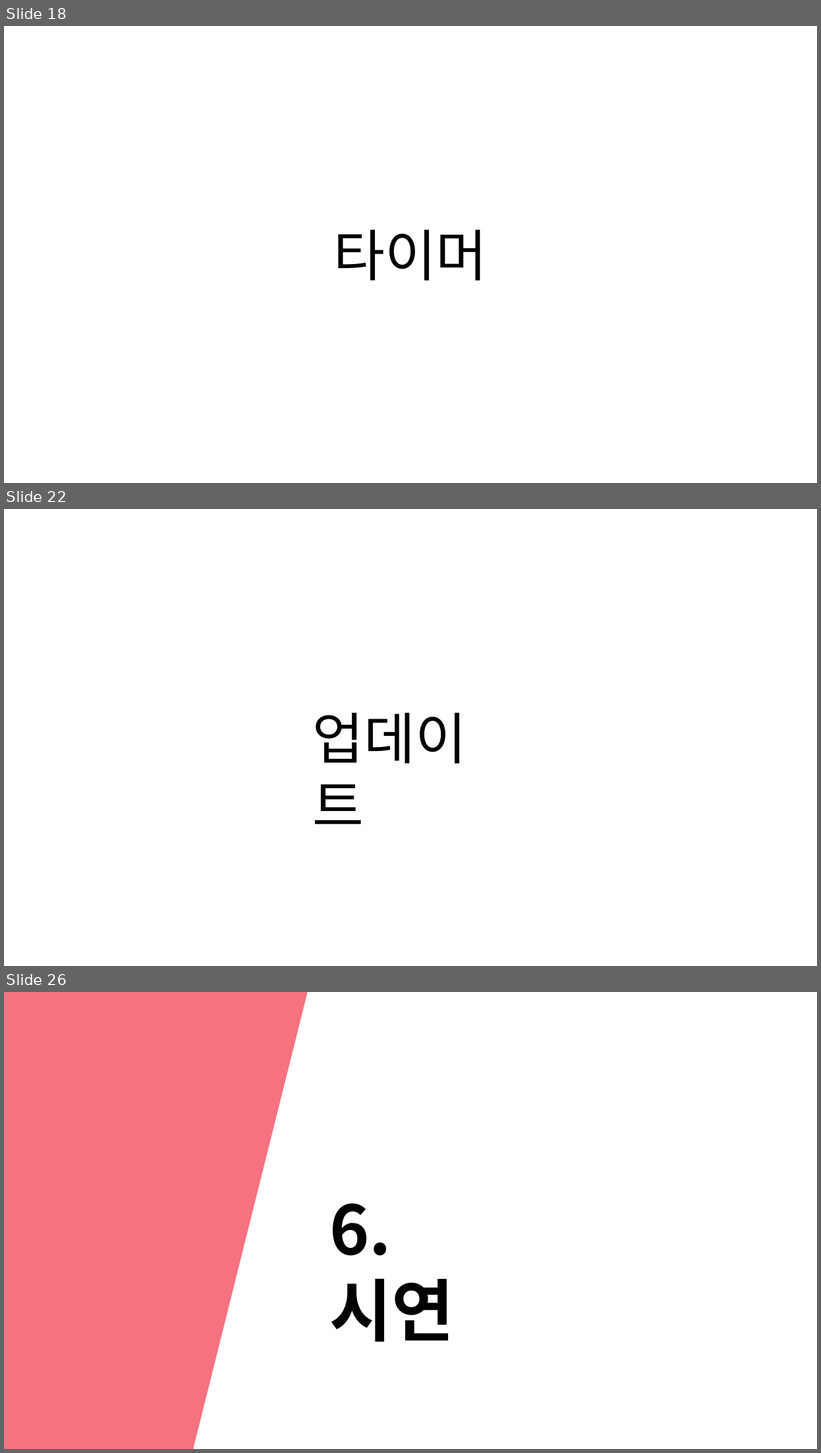
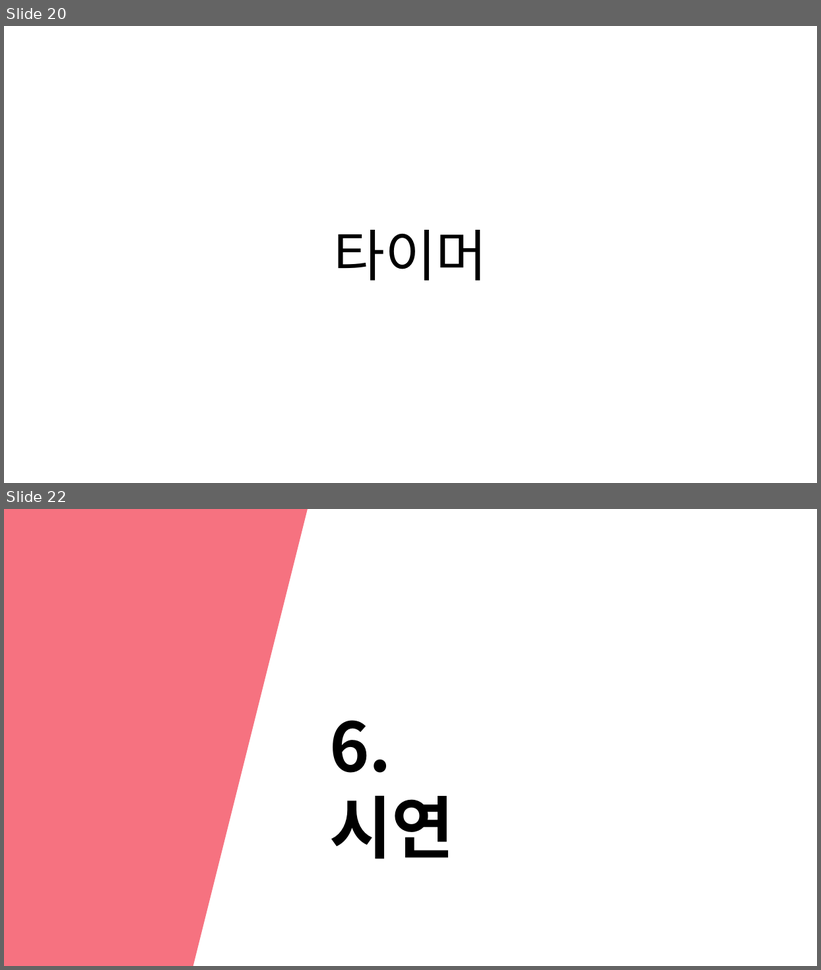
Before and after one commit to dgsw-2019-hackathon/J_B_H_AirConditioner, a slide deck: pptFile/ppt.pptx. Shown one above the other, each under a label of ours: slides 18, 22 and 26 before the commit, slides 20 and 22 after it; the slides between them are not shown. The pictures are 821x1453 and 821x970 pixels, drawn with LibreOffice and Linux fonts; fonts in the diff are those of the drawing. Boxes give left, top, right and bottom in pixels: in the first picture for what was removed or moved away, otherwise in the second. Text is boxed around its words. In the diff, an @@ line names an element or a change of style, - is before the commit and + after.

```diff
--- a/pptFile/ppt.pptx
+++ b/pptFile/ppt.pptx
@@ slide 22 removed at bbox=[4, 509, 817, 966], background #FFFFFF @@
@@ text removed at bbox=[313, 713, 467, 824] @@
-업데이트
@@ what was slide 18 is now slide 20 @@
@@ what was slide 26 is now slide 22 @@
```
Also in this commit, not shown: 4 slides changed, 6 slides added, 9 other slides removed.
